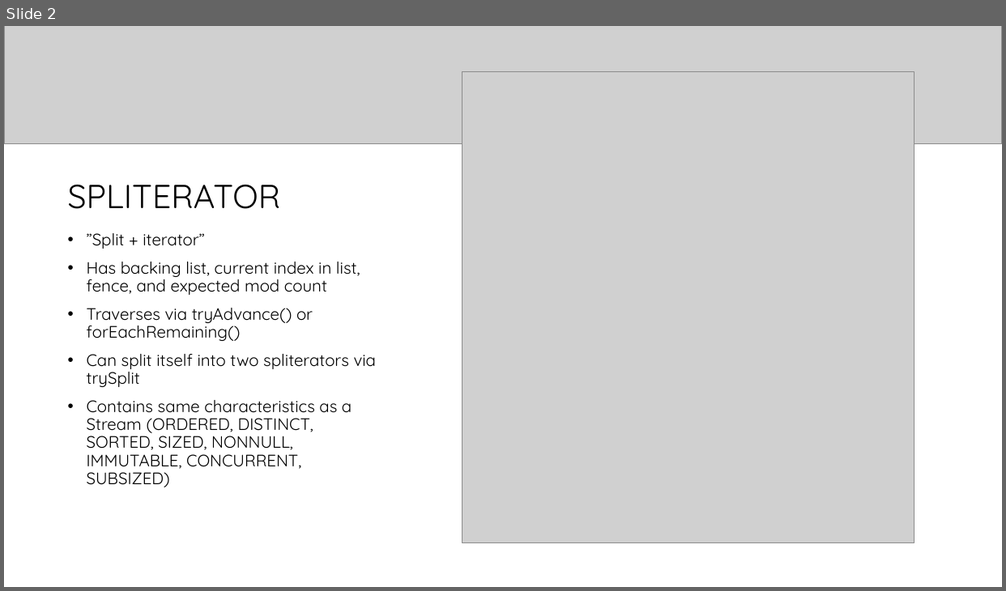
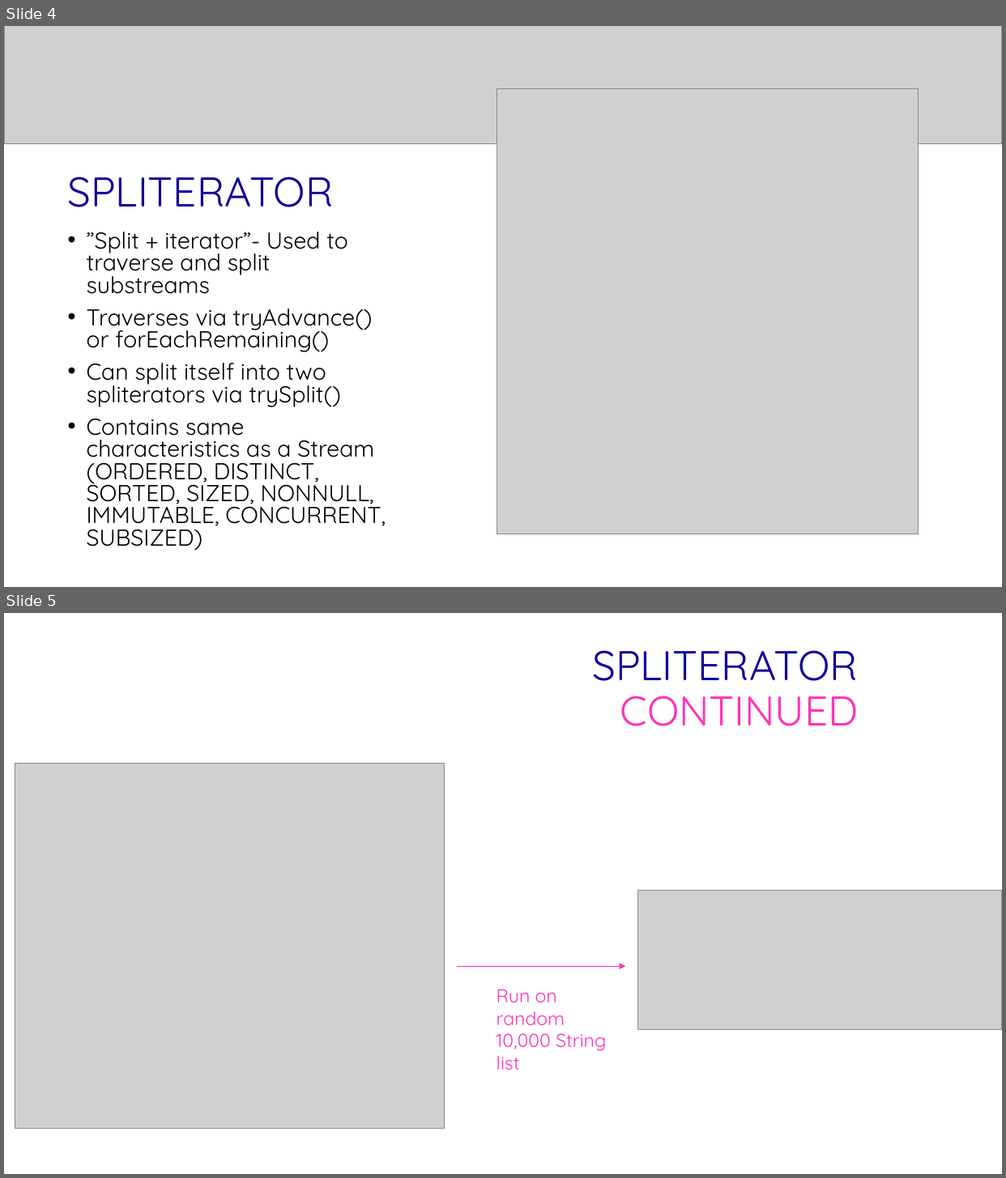
Before and after one commit to ethwillz/coms430, a slide deck: src/parallel_streams_presentation/p_stream_presentation.pptx. Shown one above the other, each under a label of ours: slide 2 before the commit, slides 4 and 5 after it. The pictures are 1006x591 and 1006x1178 pixels, drawn with LibreOffice and Linux fonts; fonts in the diff are those of the drawing; grey boxes stand for pictures; background and template pictures are left out. Boxes give left, top, right and bottom in pixels: in the first picture for what was removed or moved away, otherwise in the second. Text is boxed around its words. In the diff, an @@ line names an element or a change of style, - is before the commit and + after.

```diff
--- a/src/parallel_streams_presentation/p_stream_presentation.pptx
+++ b/src/parallel_streams_presentation/p_stream_presentation.pptx
@@ slide 5 added at bbox=[4, 613, 1002, 1174], background #FFFFFF @@
@@ title added at bbox=[592, 650, 859, 726], 40 pt, text #0D009F @@
+SPLITERATOR
+CONTINUED
@@ picture added at bbox=[15, 763, 444, 1129] @@
@@ picture added at bbox=[638, 891, 1002, 1030] @@
@@ arrow added from (457, 966) to (625, 966), #FF32B4 0.75 pt @@
@@ text added at bbox=[496, 990, 606, 1071], 18 pt, text #FF32B4 @@
+Run on random 10,000 String list
@@ what was slide 2 is now slide 4 @@
@@ slide 4 changed as well @@
@@ title "SPLITERATOR" at bbox=[68, 177, 334, 207]: size 32 to 40 pt, text colour #000000 to #0D009F @@
@@ picture: place and size @@
-picture at bbox=[463, 71, 914, 544]
+picture at bbox=[496, 89, 918, 535]
@@ text at bbox=[87, 232, 347, 294]: text changed; size 16 to 22.2 pt @@
-• ”Split + iterator”
-• Has backing list, current index in list, fence, and expected mod count
+• ”Split + iterator”- Used to traverse and split substreams
@@ text at bbox=[87, 309, 386, 551]: size 16 to 22.2 pt in "Traverses via tryAdvance() or forEachRemaining()", "Contains same characteristics as a Stream (ORDERED, ..."; line spacing 0.9 to 0.8 @@
@@ text at bbox=[87, 363, 340, 408]: text changed; size 16 to 22.2 pt @@
-• Can split itself into two spliterators via trySplit
+• Can split itself into two spliterators via trySplit()
```
Also in this commit, not shown: 1 other slide changed, 8 other slides added, 2 slides removed, 17 other files.
